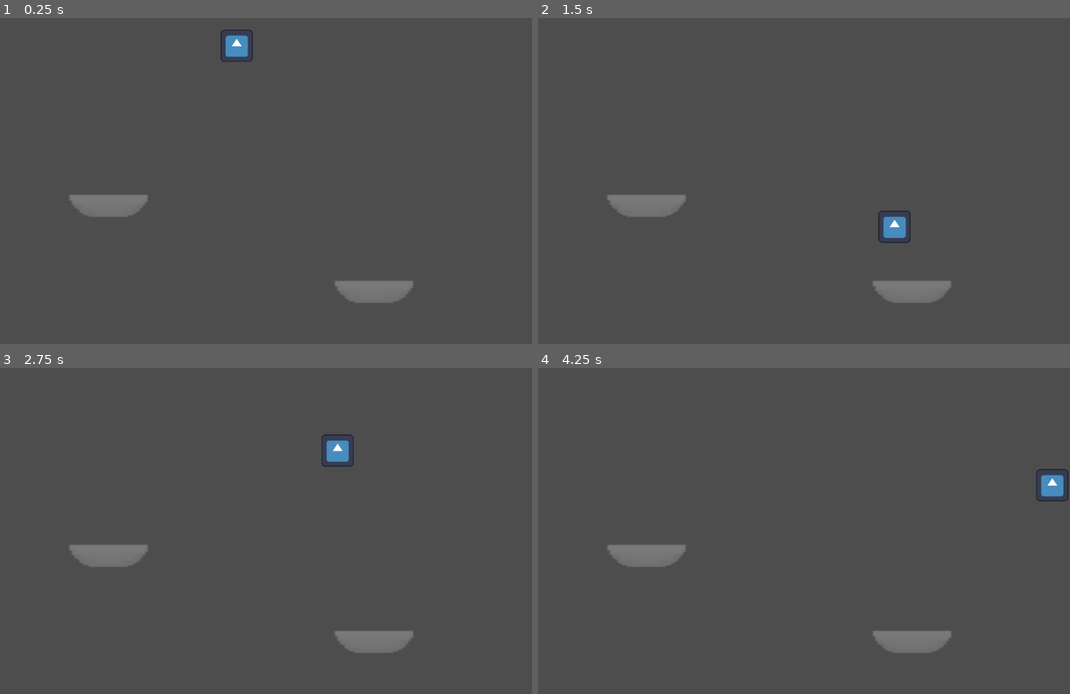
Above: before the commit, frames 1-4 (two rows, left to right).
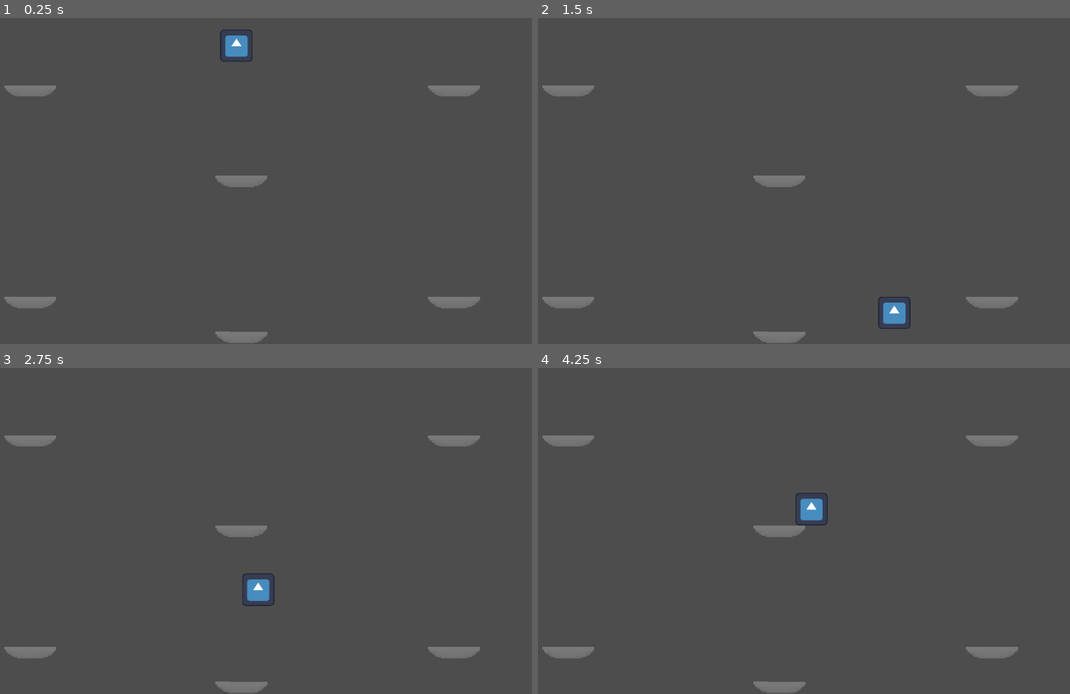
Above: after the commit, the same moments.

Repository: Muadz-coder/Bug-Survival
Game: Godot game, scene res://scenes/level_1.tscn
Same seed, same stepped clock (60 frames per second), same inputs: the game is played once before the commit and once after it. The engine's default icon, where the game draws it, is replaced by a stand-in: a white triangle on a blue panel in a dark square.
Inputs:
- Up to frame 1 (0.25 s): no input
- Up to frame 2 (1.5 s): tap Enter (ui_accept) at 0.5, 0.77 s; hold Right (ui_right) from 0.53 s (still down)
- Up to frame 3 (2.75 s): tap Enter (ui_accept) at 1.52 s; release Right (ui_right) at 2.03 s; hold Left (ui_left) from 2.03 s (still down)
- Up to frame 4 (4.25 s): release Left (ui_left) at 2.78 s; hold Right (ui_right) from 2.78 s (still down); tap Enter (ui_accept) at 3.02, 3.77 s

The runs differ from the first frame. In frame 1, 3.4% of the frame differs, in the area x 0-91%, y 4-100%; in frame 2, 4.1%, in the area x 0-91%, y 20-100%; in frame 3, 4.1%; in frame 4, 4.1%.

Commit message:
added top walls and fixed the rock sprite

Diff:
--- a/dodge-bug/prefabs/beetle.tscn
+++ b/dodge-bug/prefabs/beetle.tscn
@@ -11,6 +11,8 @@
 metadata/_edit_group_ = true
 
 [node name="Sprite2D" type="Sprite2D" parent="." unique_id=607462905]
+position = Vector2(-0.99999523, -0.4999957)
+scale = Vector2(1, 1.008)
 texture = ExtResource("1_8t6d8")
 
 [node name="CollisionShape2D" type="CollisionShape2D" parent="." unique_id=739742680]
--- a/dodge-bug/prefabs/rocks.tscn
+++ b/dodge-bug/prefabs/rocks.tscn
@@ -3,17 +3,16 @@
 [ext_resource type="Texture2D" uid="uid://bife4740ovrdb" path="res://sprites/rocks1.png" id="1_2l77g"]
 
 [sub_resource type="RectangleShape2D" id="RectangleShape2D_4nkto"]
-size = Vector2(1244, 24)
+size = Vector2(205, 46.5)
 
 [node name="rocks" type="StaticBody2D" unique_id=1385581139]
-position = Vector2(2, 16)
 metadata/_edit_group_ = true
 
 [node name="Sprite2D" type="Sprite2D" parent="." unique_id=1081020205]
-position = Vector2(0, 173.875)
-scale = Vector2(9.6875, 5.8476563)
+texture_filter = 1
+scale = Vector2(6.424, 3)
 texture = ExtResource("1_2l77g")
 
 [node name="CollisionShape2D" type="CollisionShape2D" parent="." unique_id=1075745759]
-position = Vector2(-3, -6)
+position = Vector2(-0.5, 0.75)
 shape = SubResource("RectangleShape2D_4nkto")
--- /dev/null
+++ b/dodge-bug/prefabs/walls.tscn
@@ -0,0 +1,18 @@
+[gd_scene format=3 uid="uid://ccncxhesaptmk"]
+
+[ext_resource type="Texture2D" uid="uid://gftq7snuyi2v" path="res://icon.svg" id="1_y38wo"]
+
+[sub_resource type="RectangleShape2D" id="RectangleShape2D_hx6q6"]
+size = Vector2(2570, 43)
+
+[node name="walls" type="StaticBody2D" unique_id=1733785245]
+metadata/_edit_group_ = true
+
+[node name="Sprite2D" type="Sprite2D" parent="." unique_id=1605367839]
+position = Vector2(469.12503, 0)
+scale = Vector2(20, 0.368)
+texture = ExtResource("1_y38wo")
+
+[node name="CollisionShape2D" type="CollisionShape2D" parent="." unique_id=1268335603]
+position = Vector2(474, 2.5)
+shape = SubResource("RectangleShape2D_hx6q6")
--- a/dodge-bug/scenes/level_1.tscn
+++ b/dodge-bug/scenes/level_1.tscn
@@ -2,6 +2,7 @@
 
 [ext_resource type="PackedScene" uid="uid://c3yi0wtlj07wd" path="res://prefabs/beetle.tscn" id="1_014kd"]
 [ext_resource type="PackedScene" uid="uid://bvkm1vu04jt6m" path="res://prefabs/rocks.tscn" id="2_bswci"]
+[ext_resource type="PackedScene" uid="uid://ccncxhesaptmk" path="res://prefabs/walls.tscn" id="3_rus8k"]
 
 [node name="level 1" type="Node2D" unique_id=519151207]
 
@@ -13,10 +14,22 @@
 position = Vector2(1129, 76)
 
 [node name="rocks" parent="." unique_id=1385581139 instance=ExtResource("2_bswci")]
-position = Vector2(621, 564)
+position = Vector2(311, 282)
 
 [node name="rocks2" parent="." unique_id=1521068965 instance=ExtResource("2_bswci")]
-position = Vector2(1673, 906)
+position = Vector2(1990, 282)
 
 [node name="rocks3" parent="." unique_id=477295588 instance=ExtResource("2_bswci")]
-position = Vector2(620, 1175)
+position = Vector2(311, 1124)
+
+[node name="rocks4" parent="." unique_id=1351111779 instance=ExtResource("2_bswci")]
+position = Vector2(1990, 1124)
+
+[node name="rocks5" parent="." unique_id=17242910 instance=ExtResource("2_bswci")]
+position = Vector2(1147, 642)
+
+[node name="rocks6" parent="." unique_id=1044489272 instance=ExtResource("2_bswci")]
+position = Vector2(1148, 1262)
+
+[node name="walls" parent="." unique_id=1733785245 instance=ExtResource("3_rus8k")]
+position = Vector2(1195, -30)
